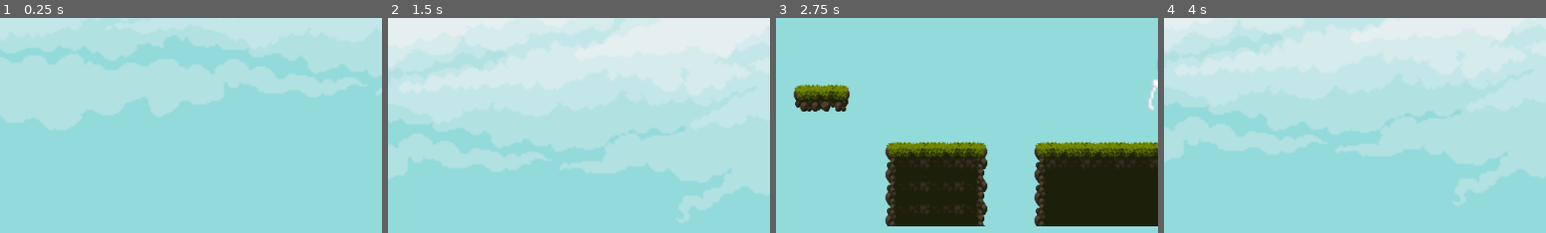
Above: before the commit, frames 1-4 (left to right).
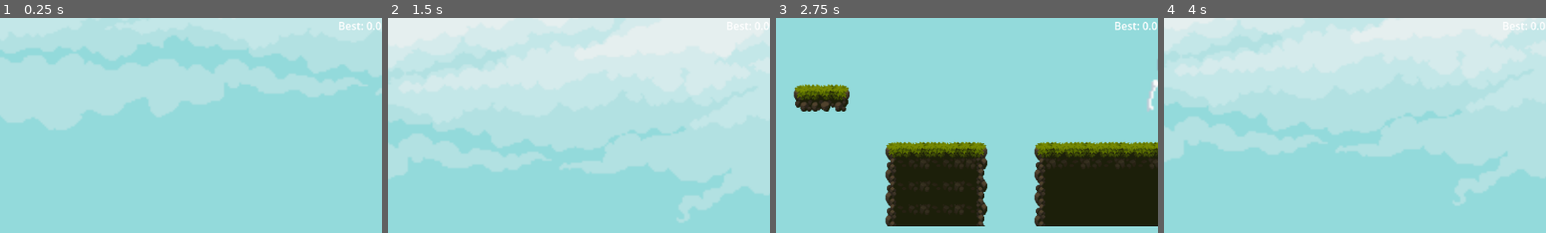
Above: after the commit, the same moments.

Repository: evanta/2D_Game_Design
Game: Godot game, scene res://Levels/BowLevel1.tscn
Same seed, same stepped clock (60 frames per second), same inputs: the game is played once before the commit and once after it. This scene is started directly instead of the project's main scene.
Inputs:
- Up to frame 1 (0.25 s): no input
- Up to frame 2 (1.5 s): tap Enter (attack) at 0.5 s; hold Enter (attack) 0.53-1.28 s; hold D (moveRight) from 0.53 s (still down); tap W (jump) at 0.77 s; tap E (interact) at 1.35 s
- Up to frame 3 (2.75 s): tap W (jump) at 1.52 s; release D (moveRight) at 2.03 s; hold A (moveLeft) from 2.03 s (still down); hold Enter (attack) from 2.03 s (still down)
- Up to frame 4 (4 s): release A (moveLeft) at 2.78 s; release Enter (attack) at 2.78 s; hold D (moveRight) from 2.78 s (still down); tap E (interact) at 2.85 s; tap W (jump) at 3.02, 3.77 s; hold Enter (attack) from 3.53 s (still down)
The pictures show only the part of the screen within x 50-100%, y 0-50%; the shares and areas given below are measured in that part.

The runs differ from the first frame. In frame 1, 0.2% of the frame differs, in the area x 88-100%, y 1-6%; in frame 2, less than 0.1%; in frame 3, 0.2%; in frame 4, 0.1%.

Commit message:
functional scoring system with exports
use finishlevel to set scoring ranges

Diff:
--- a/2dGameDesignProject/Levels/LevelResources/ScoreManager.gd
+++ b/2dGameDesignProject/Levels/LevelResources/ScoreManager.gd
@@ -1,3 +1,5 @@
+# Score manager
+
 extends Node
 
 var enemiesKilled: int = 0
@@ -5,6 +7,10 @@
 var tracking: bool = false
 var scoreScreen: PackedScene = preload("res://Levels/LevelResources/ScoreScene.tscn")
 var headshots: int = 0
+
+var previousScores : Dictionary = {}  ## levelPath : last score
+var bestScores : Dictionary = {}      ## levelPath : best score
+var currentLevel : String = ""
 
 func _ready():
 	resetLevel()
@@ -28,3 +34,18 @@
 	get_tree().current_scene.add_child(screen)
 	screen.currentLevelScene = get_tree().current_scene.scene_file_path
 	screen.displayScore(scoreData)
+
+func saveScore(levelPath : String, score : float):
+	previousScores[levelPath] = score
+	if not bestScores.has(levelPath) or score > bestScores[levelPath]:
+		bestScores[levelPath] = score
+
+func getPreviousScore(levelPath : String) -> float:
+	if previousScores.has(levelPath):
+		return previousScores[levelPath]
+	return 0.0
+
+func getBestScore(levelPath : String) -> float:
+	if bestScores.has(levelPath):
+		return bestScores[levelPath]
+	return 0.0
--- a/2dGameDesignProject/Levels/LevelResources/ScoreScene.tscn
+++ b/2dGameDesignProject/Levels/LevelResources/ScoreScene.tscn
@@ -10,7 +10,6 @@
 
 [node name="ScoreScene" type="CanvasLayer" unique_id=2113728801]
 script = ExtResource("1_x0ndm")
-currentLevelScene = null
 
 [node name="Control" type="Control" parent="." unique_id=187260779]
 layout_mode = 3
@@ -66,6 +65,9 @@
 layout_mode = 2
 theme_override_font_sizes/font_size = 28
 
+[node name="GradeLabel" type="Label" parent="Control/PanelContainer/VBoxContainer" unique_id=1980341379]
+layout_mode = 2
+
 [node name="HBoxContainer" type="HBoxContainer" parent="Control/PanelContainer/VBoxContainer" unique_id=554372752]
 layout_mode = 2
 
--- a/2dGameDesignProject/Levels/LevelResources/finish_level.gd
+++ b/2dGameDesignProject/Levels/LevelResources/finish_level.gd
@@ -1,3 +1,4 @@
+#finish level
 extends Area2D
 
 @export var maxTime: float = 120.0
@@ -10,6 +11,13 @@
 @export var enemyMult : float = 680
 @export var headshotMult : float = 800
 
+@export_group("Grade Thresholds")
+@export var sMinScore : float = 3500
+@export var aMinScore : float = 2800
+@export var bMinScore : float = 2000
+@export var cMinScore : float = 1200
+@export var dMinScore : float = 600
+
 func _ready():
 	maxEnemies = get_tree().get_nodes_in_group("enemy").size()
 	body_entered.connect(_onBodyEntered)
@@ -18,20 +26,36 @@
 func _onBodyEntered(body):
 	if body.is_in_group("player"):
 		var score = calculateScore(body)
+		var grade = getGrade(score.finalScore)
+		score["grade"] = grade
 		get_tree().paused = true
+		var levelPath = get_tree().current_scene.scene_file_path
+		ScoreManager.saveScore(levelPath, score.finalScore)
 		ScoreManager.showScore(score)
+
+func getGrade(score : float) -> String:
+	if score >= sMinScore:
+		return "S"
+	elif score >= aMinScore:
+		return "A"
+	elif score >= bMinScore:
+		return "B"
+	elif score >= cMinScore:
+		return "C"
+	elif score >= dMinScore:
+		return "D"
+	else:
+		return "F"
+
 
 func calculateScore(player) -> Dictionary:
 	var enemiesKilled = ScoreManager.enemiesKilled
 	var timeTaken = ScoreManager.levelTime
 	var currentHealth = player.currentHealth
-
 	var enemyRatio = clampf(float(enemiesKilled) / maxEnemies, 0.0, 1.0)
-	var timeRatio = clampf(1.0 - (timeTaken / maxTime), 0.0, 1.0)  # faster = higher
+	var timeRatio = clampf(1.0 - (timeTaken / maxTime), 0.0, 1.0)
 	var healthRatio = clampf(currentHealth / maxHealth, 0.0, 1.0)
-
 	var finalScore = (enemyRatio * enemyMult) + (timeRatio * timeMult) + (healthRatio * healthMult) + (ScoreManager.headshots * headshotMult)
-
 	return {
 		"enemiesKilled": enemiesKilled,
 		"totalEnemies": maxEnemies,
@@ -42,7 +66,7 @@
 		"enemyScore": enemyRatio * enemyMult,
 		"timeScore": timeRatio * timeMult,
 		"healthScore": healthRatio * healthMult,
-		"headshots" : ScoreManager.headshots,
-		"headshotScore" : ScoreManager.headshots * headshotMult,
+		"headshots": ScoreManager.headshots,
+		"headshotScore": ScoreManager.headshots * headshotMult,
 		"finalScore": finalScore
 	}
--- a/2dGameDesignProject/Levels/LevelResources/score_scene.gd
+++ b/2dGameDesignProject/Levels/LevelResources/score_scene.gd
@@ -7,7 +7,7 @@
 @onready var totalLabel: Label = $Control/PanelContainer/VBoxContainer/TotalLabel
 @onready var restartButton: Button = $Control/PanelContainer/VBoxContainer/HBoxContainer/RestartButton
 @onready var headshots_label: Label = $Control/PanelContainer/VBoxContainer/HeadshotsLabel
-
+@onready var gradeLabel: Label = $Control/PanelContainer/VBoxContainer/GradeLabel
 
 @export var currentLevelScene: String = ""
 
@@ -16,6 +16,7 @@
 	process_mode = Node.PROCESS_MODE_ALWAYS
 	restartButton.pressed.connect(_onRestartPressed)
 	headshots_label.visible = false
+	gradeLabel.visible = false
 
 func displayScore(scoreData: Dictionary):
 	titleLabel.text = "LEVEL COMPLETE!"
@@ -33,6 +34,13 @@
 
 	labels.append(totalLabel)
 
+	## grade comes last for the big reveal
+	if scoreData.has("grade"):
+		gradeLabel.text = "GRADE: " + scoreData.grade
+		gradeLabel.visible = true
+		colorGrade(scoreData.grade)
+		labels.append(gradeLabel)
+
 	visible = true
 
 	for label in labels:
@@ -41,6 +49,15 @@
 	for label in labels:
 		tween.tween_property(label, "visible_ratio", 1.0, 0.5)
 
+func colorGrade(grade : String):
+	match grade:
+		"S": gradeLabel.modulate = Color.GOLD
+		"A": gradeLabel.modulate = Color.GREEN
+		"B": gradeLabel.modulate = Color.CYAN
+		"C": gradeLabel.modulate = Color.YELLOW
+		"D": gradeLabel.modulate = Color.ORANGE
+		"F": gradeLabel.modulate = Color.RED
+
 func _onRestartPressed():
 	get_tree().paused = false
 	if currentLevelScene != "":
--- a/2dGameDesignProject/UI/UI.tscn
+++ b/2dGameDesignProject/UI/UI.tscn
@@ -33,3 +33,21 @@
 layout_mode = 2
 size_flags_horizontal = 3
 value = 100.0
+
+[node name="HBoxContainer2" type="VBoxContainer" parent="Control" unique_id=73490738]
+layout_mode = 1
+anchors_preset = 1
+anchor_left = 1.0
+anchor_right = 1.0
+offset_left = -64.0
+offset_bottom = 50.0
+grow_horizontal = 0
+
+[node name="PreviousScoreLabel" type="Label" parent="Control/HBoxContainer2" unique_id=1793869050]
+layout_mode = 2
+
+[node name="BestScoreLabel" type="Label" parent="Control/HBoxContainer2" unique_id=353331399]
+layout_mode = 2
+theme_override_colors/font_outline_color = Color(0, 0, 0, 1)
+theme_override_constants/outline_size = 1
+theme_override_font_sizes/font_size = 19
--- a/2dGameDesignProject/UI/ui.gd
+++ b/2dGameDesignProject/UI/ui.gd
@@ -2,6 +2,8 @@
 extends CanvasLayer
 
 @onready var progress_bar: ProgressBar = %ProgressBar
+@onready var previous_score_label: Label = $Control/HBoxContainer2/PreviousScoreLabel
+@onready var best_score_label: Label = $Control/HBoxContainer2/BestScoreLabel
 
 var currentPlayerHealth : float  ##this should directly access the player health value, once the player exists
 var maxPlayerHealth : float
@@ -12,6 +14,11 @@
 	player = get_tree().get_first_node_in_group("player")
 	currentPlayerHealth = player.currentHealth
 	maxPlayerHealth = player.maxHealth
+	var levelPath = get_tree().current_scene.scene_file_path
+	var prev = ScoreManager.getPreviousScore(levelPath)
+	var best = ScoreManager.getBestScore(levelPath)
+	previous_score_label.text = "Previous: " + str(snapped(prev, 0.1))
+	previous_score_label.text = "Best: " + str(snapped(best, 0.1))
 
 func _process(delta: float):
 	if player:
